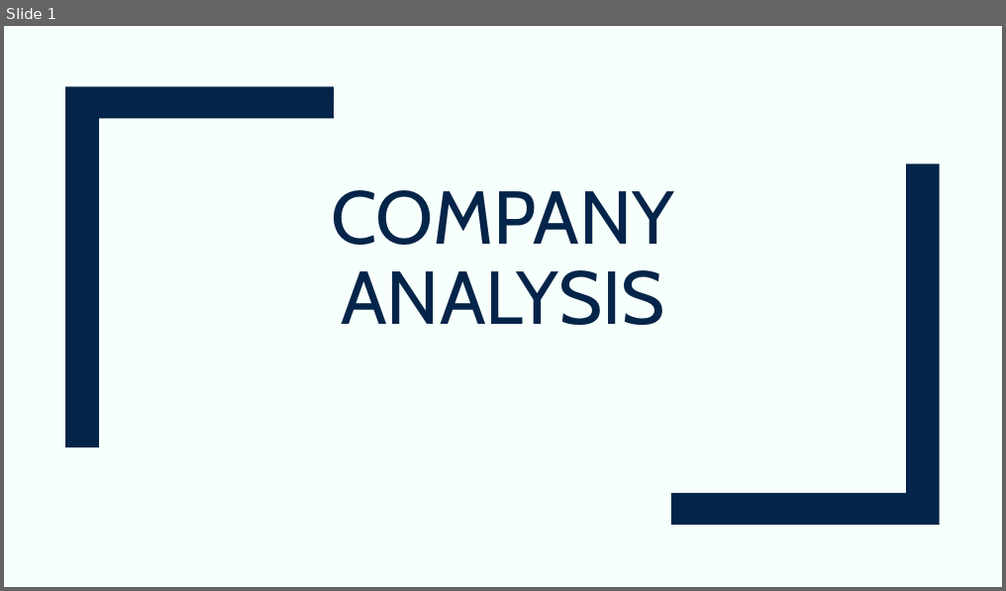
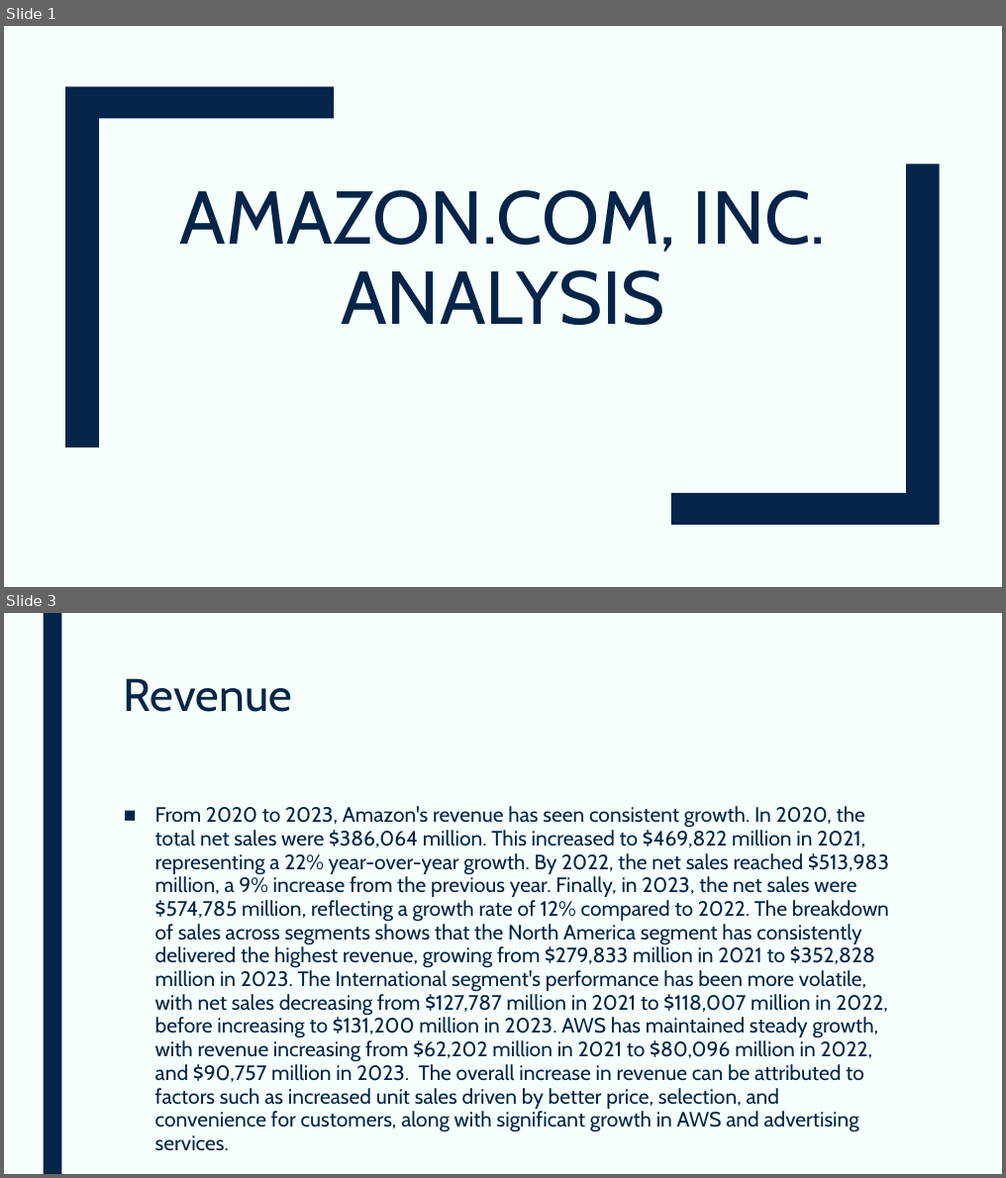
Before and after one commit to devangovind/AMUCLDISS, a slide deck: fastapi-backend/app/pres/output.pptx. Shown one above the other, each under a label of ours: slide 1 before the commit, slides 1 and 3 after it; the slides between them are not shown. The pictures are 1006x591 and 1006x1178 pixels, drawn with LibreOffice and Linux fonts; fonts in the diff are those of the drawing. Boxes give left, top, right and bottom in pixels: in the first picture for what was removed or moved away, otherwise in the second. Text is boxed around its words. In the diff, an @@ line names an element or a change of style, - is before the commit and + after.

```diff
--- a/fastapi-backend/app/pres/output.pptx
+++ b/fastapi-backend/app/pres/output.pptx
@@ slide 3 added at (4,613,1002,1174), background #F6FFFB @@
@@ rectangle added at (43,613,61,1174), fill #042449 @@
@@ title added at (124,678,292,712), 44 pt, text #042449 @@
+Revenue
@@ text added at (155,806,889,1109), 20 pt, text #042449 @@
+■ From 2020 to 2023, Amazon's revenue has seen consistent growth. In 2020, the total net sales were $386,064 million. This increased to $469,822 million in 2021, representing a 22% year-over-year growth. By 2022, the net sales reached $513,983 million, a 9% increase from the previous year. Finally, in 2023, the net sales were $574,785 million, reflecting a growth rate of 12% compared to 2022. The breakdown of sales across segments shows that the North America segment has consistently delivered the highest revenue, growing from $279,833 million in 2021 to $352,828 million in 2023. The International segment's performance has been more volatile, with net sales decreasing from $127,787 million in 2021 to $118,007 million in 2022, before increasing to $131,200 million in 2023. AWS has maintained steady growth, with revenue increasing from $62,202 million in 2021 to $80,096 million in 2022, and $90,757 million in 2023. The overall increase in revenue can be attributed to factors such as increased unit sales driven by better price, selection, and convenience for customers, along with significant growth in AWS and advertising services.
@@ slide 1 changed as well @@
@@ title at (180,190,826,325): text changed @@
-COMPANY ANALYSIS
+AMAZON.COM, INC. ANALYSIS
```
Also in this commit, not shown: 1 other slide changed, 8 other slides added, 8 other files.
